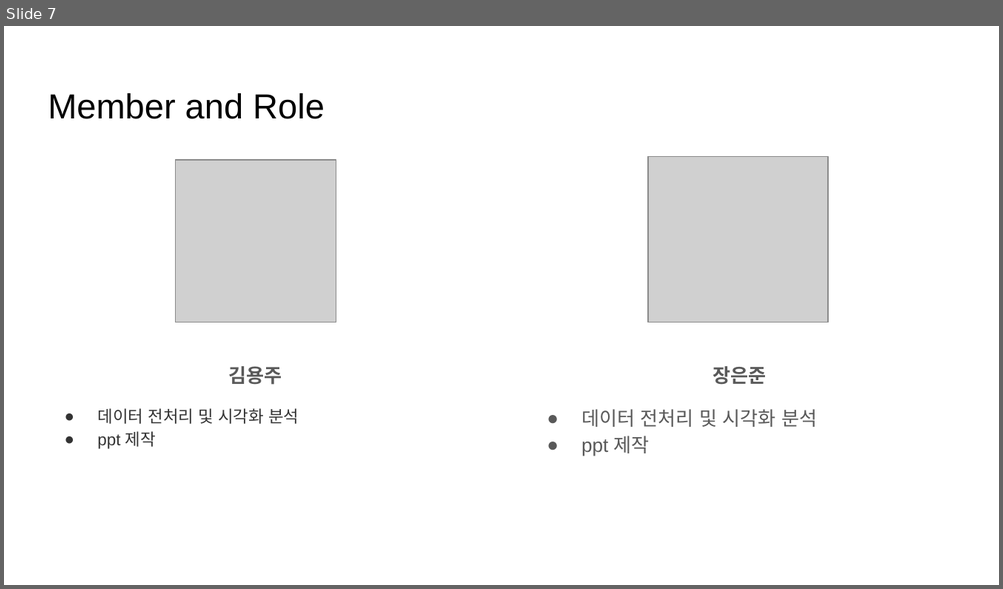
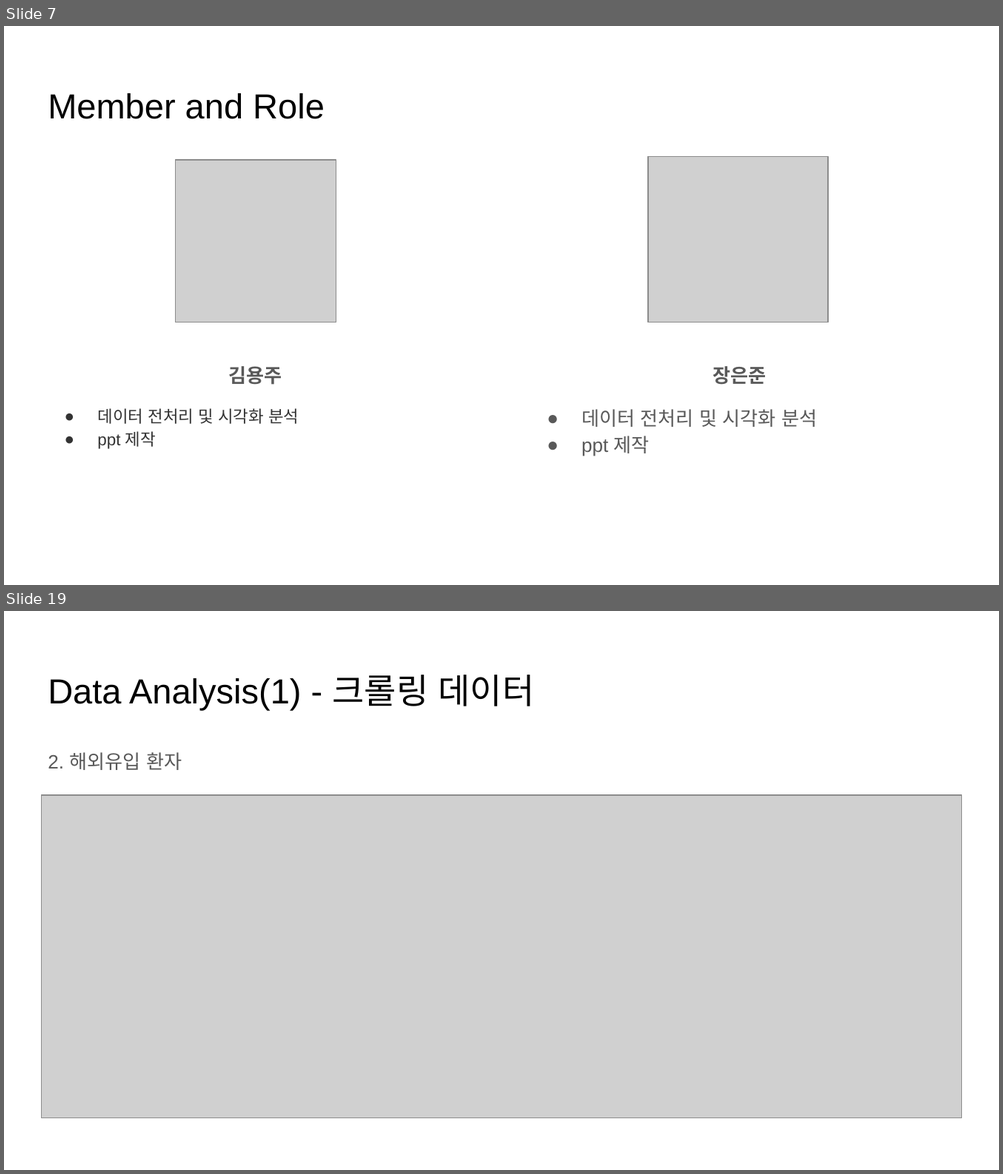
Before and after one commit to kurt7191/covid19, a slide deck: docs/COVID19 데이터 분석 (1).pptx. Shown one above the other, each under a label of ours: slide 7 before the commit, slides 7 and 19 after it; the slides between them are not shown. The pictures are 1003x589 and 1003x1174 pixels, drawn with LibreOffice and Linux fonts; fonts in the diff are those of the drawing; grey boxes stand for pictures. Boxes give left, top, right and bottom in pixels: in the first picture for what was removed or moved away, otherwise in the second. Text is boxed around its words. In the diff, an @@ line names an element or a change of style, - is before the commit and + after.

```diff
--- a/docs/COVID19 데이터 분석 (1).pptx
+++ b/docs/COVID19 데이터 분석 (1).pptx
@@ slide 19 added at [4, 611, 999, 1170], background #FFFFFF @@
@@ title added at [48, 675, 535, 710], 25.2 pt, text #000000 @@
+Data Analysis(1) - 크롤링 데이터
@@ text added at [48, 752, 182, 770], 14 pt, text #595959 @@
+2. 해외유입 환자
@@ picture added at [42, 795, 962, 1118] @@
```
Also in this commit, not shown: 16 other slides added, 1 slide removed, 23 other files.
